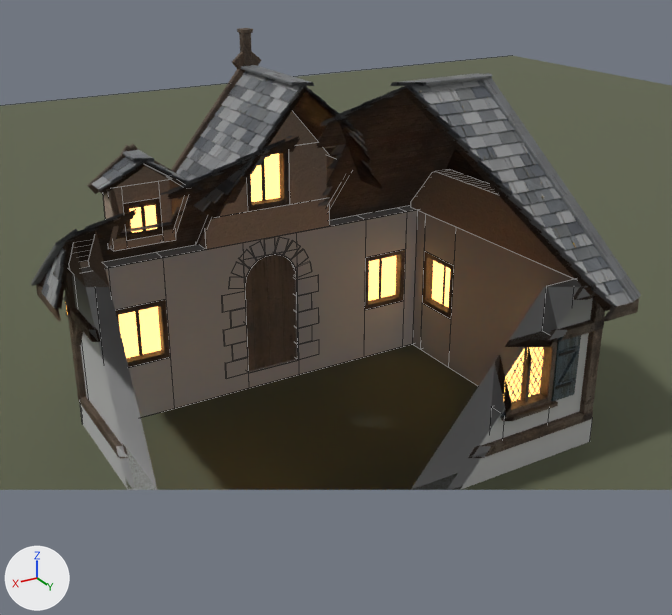
What one commit did to the Blender file GameClient/ArtSource/Silverbrook/Cottage1/SilverbrookCottage1.blend.
Rendered twice from a 50 mm lens placed at (6.64, 11.52, 7.75), pointed at (-0.02, 0.41, 2.2). Lighting does not change. The marker at lower left points along +X, +Y and +Z. The first picture is the older version. Mesh edges are drawn as thin lines on the coarser meshes. Everything nearer to the camera than a plane just in front of the edit is cut away.

The scene before the commit, as lines of its bpy script (objects in view):
```python
me_ground = bpy.data.meshes.new('Ground')
me_ground.from_pydata([(-30.0, -30.0, 0.0), (30.0, -30.0, 0.0), (30.0, 30.0, 0.0), (-30.0, 30.0, 0.0)], [], [(0, 1, 2, 3)])
me_ground.materials.append(mat_preview_ground)  # greyish green #5d614b
me_sm_sbcottage1_masonry = bpy.data.meshes.new('SM_SBCottage1_Masonry')
me_sm_sbcottage1_masonry.from_pydata(...)  # 2112 vertices, 464 faces; spans x -3.37..3.37, y -2.97..2.68, z 0.0..5.57
me_sm_sbcottage1_masonry.materials.append(mat_sb_ashlar)  # its picture is missing
me_sm_sbcottage1_roof = bpy.data.meshes.new('SM_SBCottage1_Roof')
me_sm_sbcottage1_roof.from_pydata(...)  # 67568 vertices, 14240 faces; spans x -3.83..3.83, y -2.74..2.97, z 2.07..5.43
# faces by material slot: [13260, 980]
me_sm_sbcottage1_roof.materials.append(mat_sb_slate)  # its picture is missing
me_sm_sbcottage1_roof.materials.append(mat_sb_oaktimber)
ob_ground = bpy.data.objects.new('Ground', me_ground)
ob_ground.location = (0.0, 0.0, 0.0)
ob_sm_sbcottage1_masonry = bpy.data.objects.new('SM_SBCottage1_Masonry', me_sm_sbcottage1_masonry)
ob_sm_sbcottage1_masonry.location = (0.0, 0.0, 0.0)
ob_sm_sbcottage1_roof = bpy.data.objects.new('SM_SBCottage1_Roof', me_sm_sbcottage1_roof)
ob_sm_sbcottage1_roof.location = (0.0, 0.0, 0.0)
# also in view: 'SM_SBCottage1_Details_Door1' at (0.0, -1.81, 1.35); 'SM_SBCottage1_Details' at (0.0, 0.1, 3.42); 'SM_SBCottage1_Plaster' at (0.0, 0.26, 4.0); 'SM_SBCottage1_Timber' at (0.0, 0.07, 3.14)
```
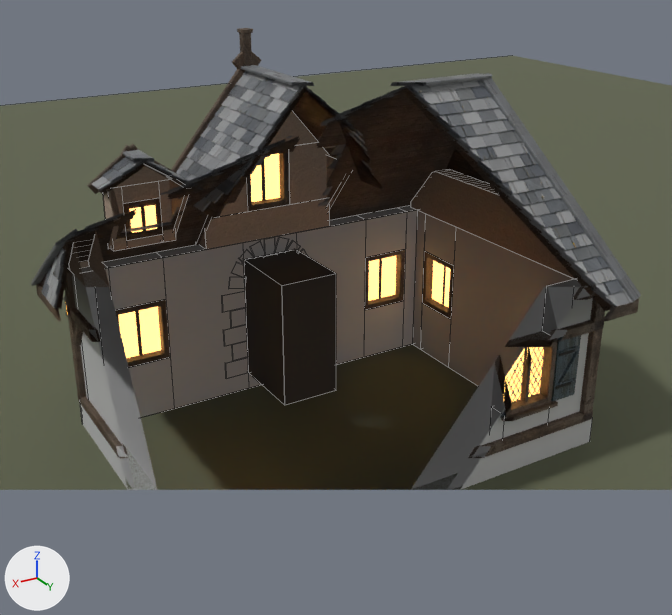
The change, as a list of edits to the scene's bpy script:
```text
Add mat_sb_entryroom:
    mat_sb_entryroom = principled_material('SB_EntryRoom')
    mat_sb_entryroom.base_color = (0.05, 0.045, 0.04)  # dark grey #3f3c38
    mat_sb_entryroom.roughness = 0.95
Add me_sm_sbcottage1_entryrooms:
    me_sm_sbcottage1_entryrooms.from_pydata([(-0.49, -0.36, 0.3), (0.49, -0.36, 0.3), (0.49, -0.36, 2.4), (-0.49, -0.36, 2.4), (-0.49, -1.75, 0.3), (-0.49, -0.36, 0.3), (-0.49, -0.36, 2.4), (-0.49, -1.75, 2.4), (0.49, -1.75, 2.4), (0.49, -0.36, 2.4), (0.49, -0.36, 0.3), (0.49, -1.75, 0.3), (-0.49, -1.75, 0.3), (0.49, -1.75, 0.3), (0.49, -0.36, 0.3), (-0.49, -0.36, 0.3), (-0.49, -0.36, 2.4), (0.49, -0.36, 2.4), (0.49, -1.75, 2.4), (-0.49, -1.75, 2.4)], [], [(0, 1, 2, 3), (4, 5, 6, 7), (8, 9, 10, 11), (12, 13, 14, 15), (16, 17, 18, 19)])
    me_sm_sbcottage1_entryrooms.materials.append(mat_sb_entryroom)  # dark grey #3f3c38
Add ob_sm_sbcottage1_entryrooms:
    ob_sm_sbcottage1_entryrooms = bpy.data.objects.new('SM_SBCottage1_EntryRooms', me_sm_sbcottage1_entryrooms)
    ob_sm_sbcottage1_entryrooms.location = (0.0, 0.0, 0.0)
```

Where the change shows, as pixel boxes [x1, y1, x2, y2] in the pictures (672 x 615 px):
'SM_SBCottage1_EntryRooms', added
    after: [244, 250, 336, 405]
'SM_SBCottage1_Details_Door1', unchanged, covered by the edit
    before: [245, 254, 296, 371]
